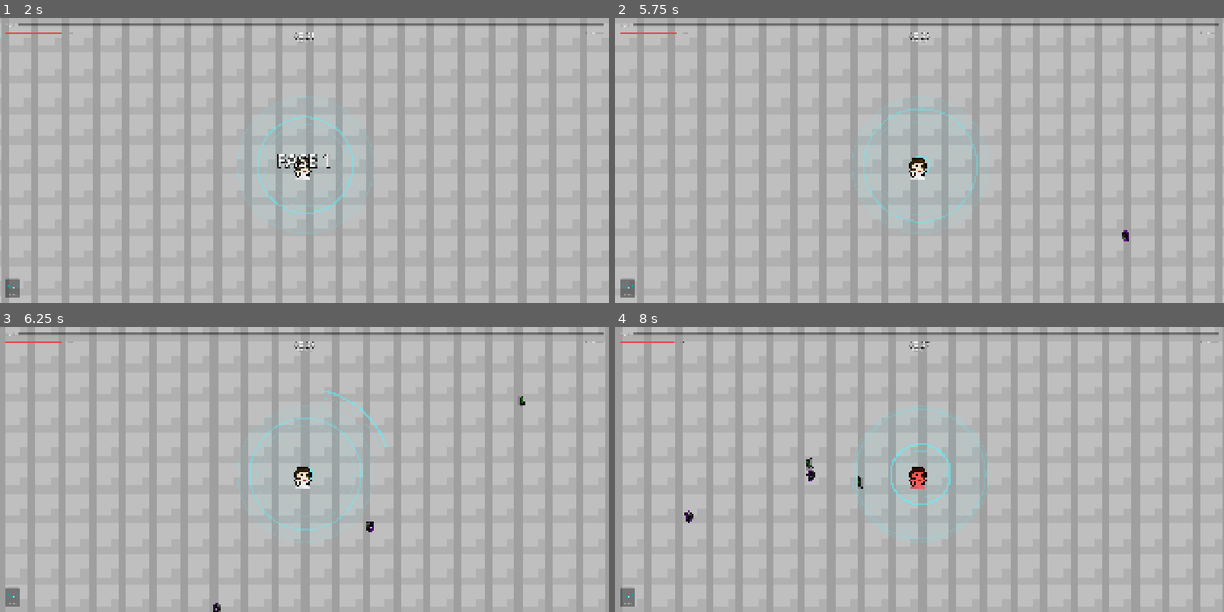
Above: before the commit, frames 1-4 (two rows, left to right).
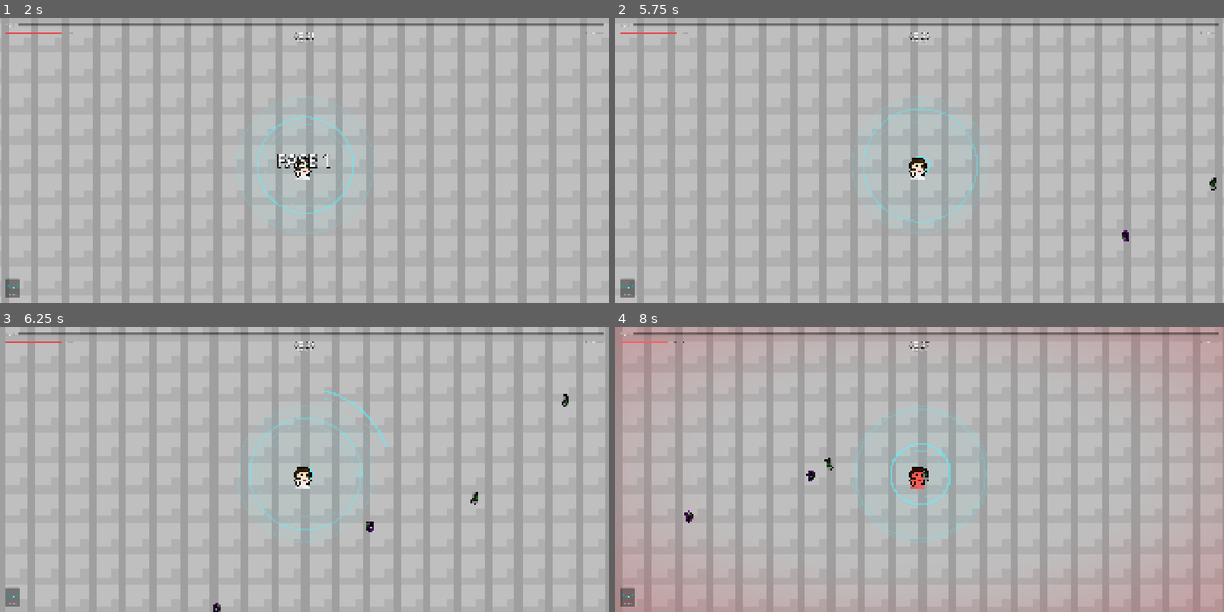
Above: after the commit, the same moments.

Repository: leolilaia/GuerraTecnologica
Game: Godot game, scene res://scenes/main/main_arena.tscn
Two runs of this game, one before a commit and one after it. Both use one fixed random seed, a clock stepped at 60 frames per second and the inputs below.
Inputs (mouse positions are in pixels of both pictures, inside the frame that each line leads up to):
- Up to frame 1 (2 s): move the mouse to (274, 217) at 0.52 s; hold W (move_up) from 0.53 s (still down); click (274, 217) at 0.67 s; move the mouse to (487, 203) at 1.27 s
- Up to frame 2 (5.75 s): move the mouse to (736, 117) at 2.02 s; release W (move_up) at 2.03 s; hold A (move_left) 2.03-3.53 s; move the mouse to (949, 160) at 2.77 s; click (949, 160) at 2.92 s; move the mouse to (828, 89) at 3.52 s; hold S (move_down) 3.53-4.28 s; move the mouse to (1053, 146) at 4.27 s; hold D (move_right) 4.28-5.03 s; move the mouse to (797, 174) at 5.02 s; hold W (move_up) from 5.03 s (still down); click (797, 174) at 5.17 s
- Up to frame 3 (6.25 s): move the mouse to (365, 406) at 5.77 s; release W (move_up) at 5.78 s; hold D (move_right) from 5.78 s (still down)
- Up to frame 4 (8 s): keep holding D (move_right); move the mouse to (889, 526) at 6.52 s; move the mouse to (1102, 512) at 7.27 s; click (1102, 512) at 7.42 s

Frame 1 is identical in both runs. In frame 2, less than 0.1% of the frame differs, in the area x 97-99%, y 56-61%; in frame 3, 0.1%; in frame 4, 2.4%, in the area x 0-100%, y 0-100%.

Commit message:
Adiciona sprites do Fone e de ataques, ajusta sprites do boss e do feixe e volta wave_duration ao padrão

Diff:
--- a/scenes/main/main_arena.tscn
+++ b/scenes/main/main_arena.tscn
@@ -29,7 +29,6 @@
 
 [node name="WaveManager" type="Node2D" parent="." unique_id=2049395163]
 script = ExtResource("4_i1fls")
-wave_duration = 2.0
 enemy_scenes = Dictionary[String, PackedScene]({
 "boss_smartphone": ExtResource("10_pi41u"),
 "celular": ExtResource("3_igey7"),
--- a/scenes/weapons/projectiles/projectile.tscn
+++ b/scenes/weapons/projectiles/projectile.tscn
@@ -13,7 +13,7 @@
 
 [node name="Sprite2D" type="Sprite2D" parent="." unique_id=754959454]
 position = Vector2(4.7683716e-07, 4.7683716e-07)
-rotation = 1.5707964
+rotation = -1.5707964
 scale = Vector2(0.5215535, 0.5215535)
 texture = ExtResource("2_qp4n5")
 
Binary file changed: assets/sprites/Inimigos/BOSS.png
Binary file added: assets/sprites/Inimigos/Genericos/Fone.png
Not shown, added: assets/sprites/Inimigos/Genericos/Fone.png.import
Binary file added: assets/sprites/Inimigos/Genericos/Fone_Projetil.png
Not shown, added: assets/sprites/Inimigos/Genericos/Fone_Projetil.png.import
Binary file added: assets/sprites/Weapons/AtaqueChicote.png
Not shown, added: assets/sprites/Weapons/AtaqueChicote.png.import
Binary file added: assets/sprites/Weapons/AtaqueRadio.png
Not shown, added: assets/sprites/Weapons/AtaqueRadio.png.import
Binary file changed: assets/sprites/Weapons/Feixes.png
